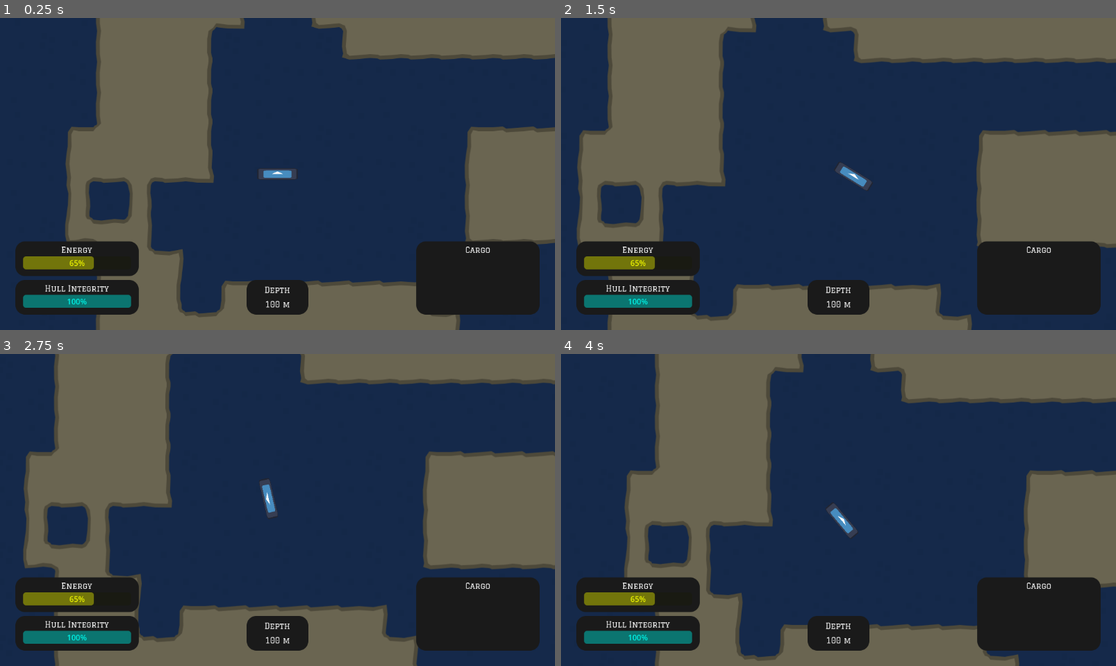
Above: before the commit, frames 1-4 (two rows, left to right).
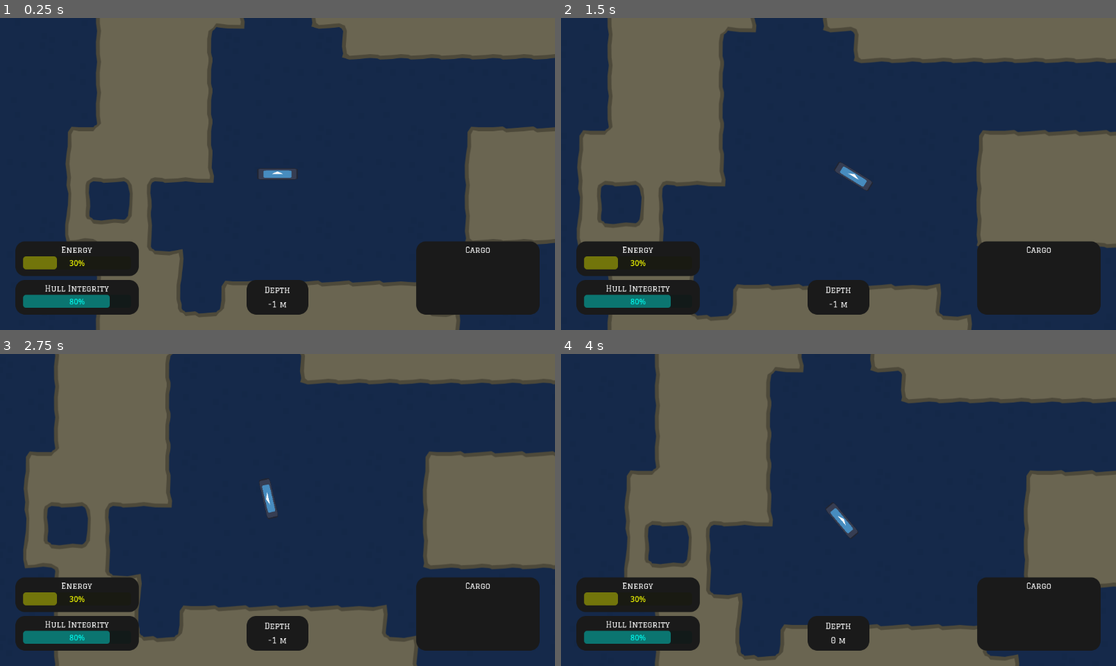
Above: after the commit, the same moments.

Repository: Remblej/SubmarineGame
Game: Godot game, scene res://map/test.tscn
Same seed, same stepped clock (60 frames per second), same inputs: the game is played once before the commit and once after it. The engine's default icon, where the game draws it, is replaced by a stand-in: a white triangle on a blue panel in a dark square.
Inputs (mouse positions are in pixels of both pictures, inside the frame that each line leads up to):
- Up to frame 1 (0.25 s): no input
- Up to frame 2 (1.5 s): tap Enter at 0.5 s; move the mouse to (960, 158) at 0.52 s; press the mouse at (960, 158) at 0.53 s; move the mouse to (727, 189) at 1.27 s; release the mouse at (727, 189) at 1.28 s; click (727, 189) at 1.35 s
- Up to frame 3 (2.75 s): move the mouse to (333, 441) at 2.02 s; press the mouse at (333, 441) at 2.03 s
- Up to frame 4 (4 s): move the mouse to (810, 572) at 2.77 s; release the mouse at (810, 572) at 2.78 s; click (810, 572) at 2.85 s; move the mouse to (1005, 556) at 3.52 s; press the mouse at (1005, 556) at 3.53 s

The runs differ from the first frame. In frame 1, 0.5% of the frame differs, in the area x 9-53%, y 76-93%; in frame 2, 0.5%; in frame 3, 0.5%; in frame 4, 0.5%.

Commit message:
wire energy, hull and depth to hud

Diff:
--- a/map/map.gd
+++ b/map/map.gd
@@ -16,7 +16,6 @@
 	Globals.drill_hit.connect(_on_drill_hit)
 	for r in all_resources:
 		_resource_by_id[r.id] = r
-		print(r.id)
 
 func _on_drill_hit(tile: RID, drill_damage: int):
 	var coords = terrain_tml.get_coords_for_body_rid(tile)
--- a/player/Player.tscn
+++ b/player/Player.tscn
@@ -47,3 +47,7 @@
 [node name="CanvasLayer" type="CanvasLayer" parent="."]
 
 [node name="Hud" parent="CanvasLayer" instance=ExtResource("4_0tymi")]
+
+[node name="Battery" type="Node" parent="."]
+
+[node name="Cargo" type="Node" parent="."]
--- a/player/player.gd
+++ b/player/player.gd
@@ -4,19 +4,29 @@
 @onready var drill: Drill = $Drill
 @onready var resource_storage: ResourceStorage = $ResourceStorage
 
+var _depth: int
+
 func _ready() -> void:
 	Globals.drill_hit.connect(_on_drill_hit)
 	Globals.resource_drilled.connect(_on_resource_drilled)
+
+func _process(delta: float) -> void:
+	var new_depth = round((global_position.y - 32) / 64)
+	if _depth != new_depth:
+		Globals.depth_changed.emit(new_depth)
+	_depth = new_depth
+	Globals.energy_changed.emit(.3, 1.0) # TODO
+	Globals.hull_integrity_changed.emit(.8, 1.0) # TODO
 
 func _physics_process(delta: float) -> void:
 	rotation = movement.calculate_rotation(rotation,delta)
 	velocity = Vector2.RIGHT.rotated(rotation) * movement.calculate_forward_velocity(delta)
 	move_and_slide()
-	#print("depth: " + str(round(global_position.y / 64)))
 
 func _on_drill_hit(tile: RID, drill_damage: int):
 	movement.apply_recoil()
 
 func _on_resource_drilled(resource: GatherableResource):
 	resource_storage.add(resource.id)
+	Globals.resource_added_to_cargo.emit(resource) # todo move to cargo
 	print(resource.name + " +1 -> " + str(resource_storage.amount(resource.id)))
--- /dev/null
+++ b/ui/hud.gd
@@ -0,0 +1,28 @@
+class_name Hud extends Control
+
+@onready var depth_label: Label = $MarginContainer/HBoxContainer/VBoxContainer2/Panel3/MarginContainer/VBoxContainer/DepthLabel
+@onready var energy_pb: ProgressBar = $MarginContainer/HBoxContainer/VBoxContainer/EnergyPanel/MarginContainer/VBoxContainer2/MarginContainer/EnergyPB
+@onready var hull_pb: ProgressBar = $MarginContainer/HBoxContainer/VBoxContainer/HullPanel/MarginContainer/VBoxContainer3/MarginContainer/HullPB
+
+# Called when the node enters the scene tree for the first time.
+func _ready() -> void:
+	Globals.depth_changed.connect(_update_depth)
+	Globals.energy_changed.connect(_update_energy)
+	Globals.hull_integrity_changed.connect(_update_hull)
+	Globals.resource_added_to_cargo.connect(_resource_added_to_cargo)
+	Globals.resource_removed_from_cargo.connect(_resource_removed_from_cargo)
+
+func _update_depth(depth: int):
+	depth_label.text = str(depth) + " m"
+
+func _update_energy(current_level: float, capacity: float):
+	energy_pb.value = current_level / capacity
+
+func _update_hull(current_level: float, max_level: float):
+	hull_pb.value = current_level / max_level
+
+func _resource_added_to_cargo(resouece: GatherableResource):
+	pass
+
+func _resource_removed_from_cargo(resouece: GatherableResource):
+	pass
--- a/ui/hud.tscn
+++ b/ui/hud.tscn
@@ -1,6 +1,7 @@
-[gd_scene load_steps=3 format=3 uid="uid://c2gwxiu7kkwvs"]
+[gd_scene load_steps=4 format=3 uid="uid://c2gwxiu7kkwvs"]
 
 [ext_resource type="Theme" uid="uid://cdbir6qeifrph" path="res://ui/panel_theme.tres" id="1_50qix"]
+[ext_resource type="Script" path="res://ui/hud.gd" id="1_ejcmk"]
 [ext_resource type="LabelSettings" uid="uid://b0u07fspob1bq" path="res://ui/label_settings.tres" id="2_e53lh"]
 
 [node name="Hud" type="Control"]
@@ -10,6 +11,7 @@
 anchor_bottom = 1.0
 grow_horizontal = 2
 grow_vertical = 2
+script = ExtResource("1_ejcmk")
 
 [node name="MarginContainer" type="MarginContainer" parent="."]
 layout_mode = 1
@@ -66,10 +68,11 @@
 theme_override_constants/margin_left = 8
 theme_override_constants/margin_right = 8
 
-[node name="ProgressBar" type="ProgressBar" parent="MarginContainer/HBoxContainer/VBoxContainer/EnergyPanel/MarginContainer/VBoxContainer2/MarginContainer"]
+[node name="EnergyPB" type="ProgressBar" parent="MarginContainer/HBoxContainer/VBoxContainer/EnergyPanel/MarginContainer/VBoxContainer2/MarginContainer"]
 modulate = Color(0.966667, 1, 0, 1)
 layout_mode = 2
-value = 65.0
+max_value = 1.0
+value = 1.0
 
 [node name="HullPanel" type="Panel" parent="MarginContainer/HBoxContainer/VBoxContainer"]
 custom_minimum_size = Vector2(0, 72)
@@ -102,10 +105,11 @@
 theme_override_constants/margin_left = 8
 theme_override_constants/margin_right = 8
 
-[node name="ProgressBar" type="ProgressBar" parent="MarginContainer/HBoxContainer/VBoxContainer/HullPanel/MarginContainer/VBoxContainer3/MarginContainer"]
+[node name="HullPB" type="ProgressBar" parent="MarginContainer/HBoxContainer/VBoxContainer/HullPanel/MarginContainer/VBoxContainer3/MarginContainer"]
 modulate = Color(0, 1, 0.95, 1)
 layout_mode = 2
-value = 100.0
+max_value = 1.0
+value = 1.0
 
 [node name="VBoxContainer2" type="VBoxContainer" parent="MarginContainer/HBoxContainer"]
 custom_minimum_size = Vector2(128, 0)
@@ -140,10 +144,10 @@
 label_settings = ExtResource("2_e53lh")
 horizontal_alignment = 1
 
-[node name="Label2" type="Label" parent="MarginContainer/HBoxContainer/VBoxContainer2/Panel3/MarginContainer/VBoxContainer"]
+[node name="DepthLabel" type="Label" parent="MarginContainer/HBoxContainer/VBoxContainer2/Panel3/MarginContainer/VBoxContainer"]
 layout_mode = 2
 size_flags_vertical = 6
-text = "100 m"
+text = "0 m"
 label_settings = ExtResource("2_e53lh")
 horizontal_alignment = 1
 
--- a/util/globals.gd
+++ b/util/globals.gd
@@ -1,5 +1,9 @@
 extends Node
 
 signal drill_hit(tile: RID, drill_damage: int)
-
 signal resource_drilled(resource: GatherableResource)
+signal depth_changed(depth: int)
+signal energy_changed(current_level: float, capacity: float)
+signal hull_integrity_changed(current_level: float, max_level: float)
+signal resource_added_to_cargo(resource: GatherableResource)
+signal resource_removed_from_cargo(resource: GatherableResource)
